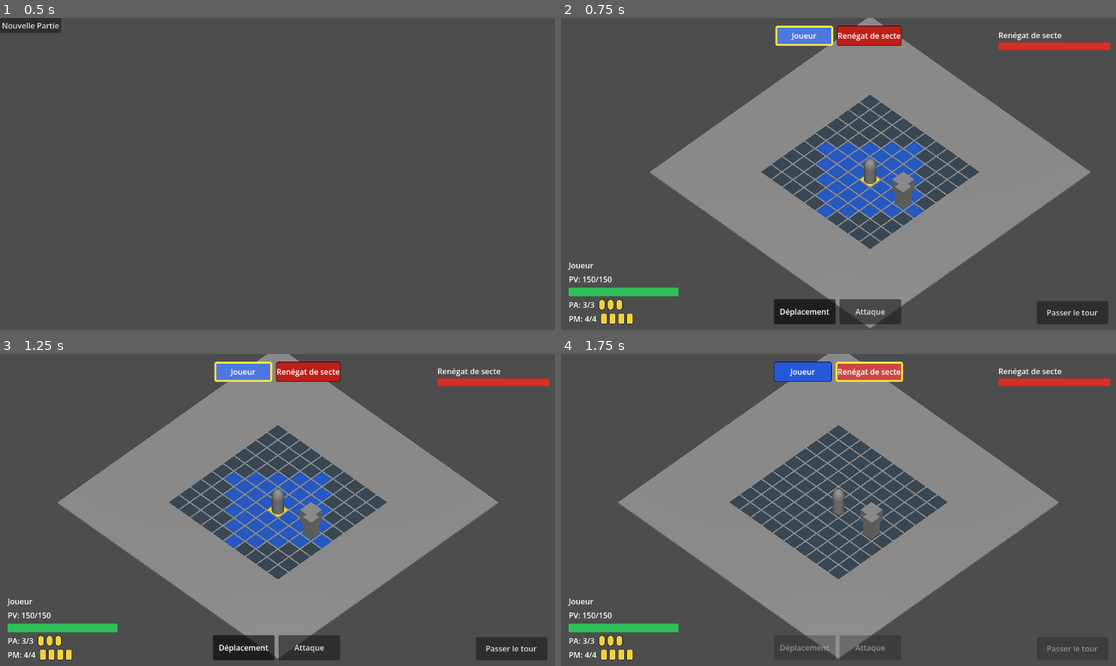
Above: before the commit, frames 1-4 (two rows, left to right).
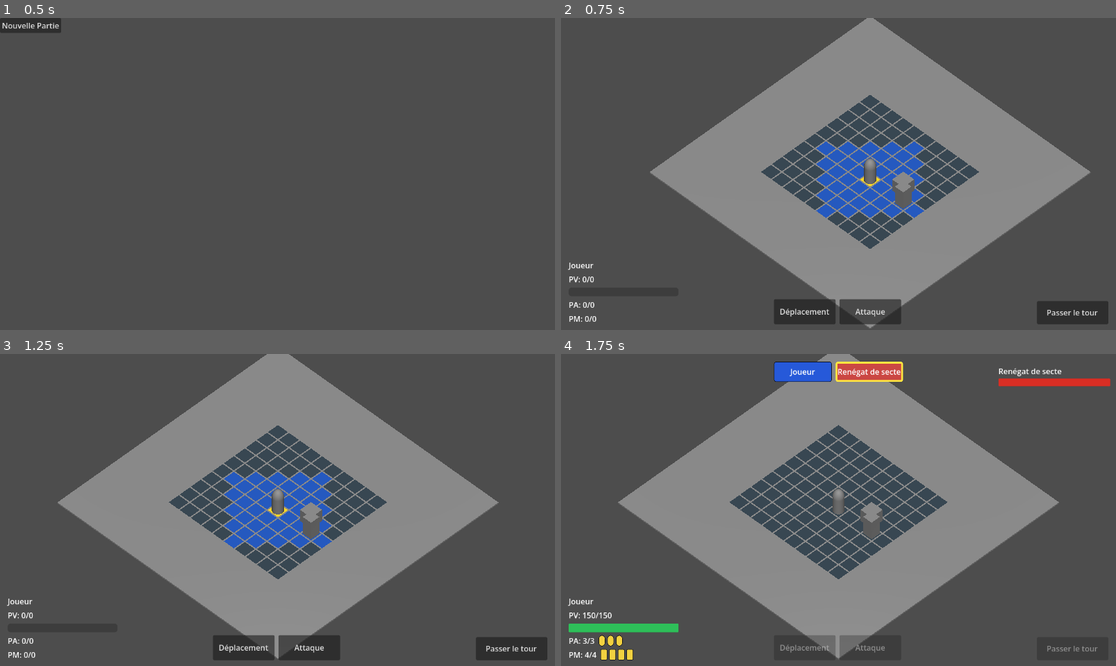
Above: after the commit, the same moments.

Repository: sillpct/lagoutte
Game: Godot game, scene res://scenes/main/main.tscn
Same seed, same stepped clock (60 frames per second), same inputs: the game is played once before the commit and once after it.
Inputs:
- Up to frame 1 (0.5 s): no input
- Up to frame 2 (0.75 s): click "Nouvelle Partie" at 0.5 s
- Up to frame 3 (1.25 s): no input
- Up to frame 4 (1.75 s): click "Passer le tour" at 1.25 s

Frame 1 is identical in both runs. In frame 2, 3.1% of the frame differs, in the area x 1-99%, y 2-99%; in frame 3, 3.1%; in frame 4, nothing differs.
Error after the commit: Cannot call method 'hide' on a null value. (res://scenes/combat/combat_ui.gd:54)

Commit message:
Update combat_ui.gd

Diff:
--- a/scenes/combat/combat_ui.gd
+++ b/scenes/combat/combat_ui.gd
@@ -26,6 +26,7 @@
 @onready var enemy_resource_panel: MarginContainer = $Root/EnemyResourcePanel
 @onready var enemy_name_label: Label = $Root/EnemyResourcePanel/EnemyResources/EnemyNameLabel
 @onready var enemy_hp_bar: ProgressBar = $Root/EnemyResourcePanel/EnemyResources/EnemyHPBar
+@onready var combat_result_label: Label = $Root/CombatResultLabel
 
 var _event_bus = null
 
@@ -47,7 +48,10 @@
 		combat_movement.mode_changed.connect(_on_combat_mode_changed)
 	if not combat_manager.unit_resources_changed.is_connected(_on_unit_resources_changed):
 		combat_manager.unit_resources_changed.connect(_on_unit_resources_changed)
-
+	if not combat_manager.combat_ended.is_connected(_on_combat_ended):
+		combat_manager.combat_ended.connect(_on_combat_ended)
+
+	combat_result_label.hide()
 	refresh_turn_order()
 	_refresh_end_turn_button()
 	_refresh_action_buttons()
@@ -138,10 +142,10 @@
 	if combat_manager == null:
 		end_turn_button.disabled = true
 		return
-	end_turn_button.disabled = not combat_manager.can_player_end_turn()
+	end_turn_button.disabled = combat_manager.combat_over or not combat_manager.can_player_end_turn()
 
 func _on_end_turn_button_pressed() -> void:
-	if combat_manager == null:
+	if combat_manager == null or combat_manager.combat_over:
 		return
 	combat_manager.request_player_end_turn()
 	_refresh_end_turn_button()
@@ -166,6 +170,7 @@
 	return (
 		combat_manager != null
 		and combat_movement != null
+		and not combat_manager.combat_over
 		and combat_manager.can_player_end_turn()
 	)
 
@@ -188,11 +193,23 @@
 	_refresh_action_buttons()
 	_refresh_resource_bars()
 
+func _on_combat_ended(issue: int) -> void:
+	if issue == CombatManager.CombatIssue.VICTORY:
+		combat_result_label.text = "gagné"
+	else:
+		combat_result_label.text = "perdu"
+	combat_result_label.show()
+	_refresh_end_turn_button()
+	_refresh_action_buttons()
+	_refresh_resource_bars()
+
 func _refresh_resource_bars() -> void:
 	if combat_manager == null or combat_movement == null:
 		return
 
-	var player_unit := combat_movement.active_unit
+	var player_unit: Node3D = combat_movement.active_unit
+	if not is_instance_valid(player_unit):
+		player_unit = null
 	_refresh_unit_hp(player_unit, player_hp_bar, player_hp_label, PLAYER_HP_COLOR)
 	_refresh_player_pa_pm(player_unit)
 	_refresh_enemy_hp()
